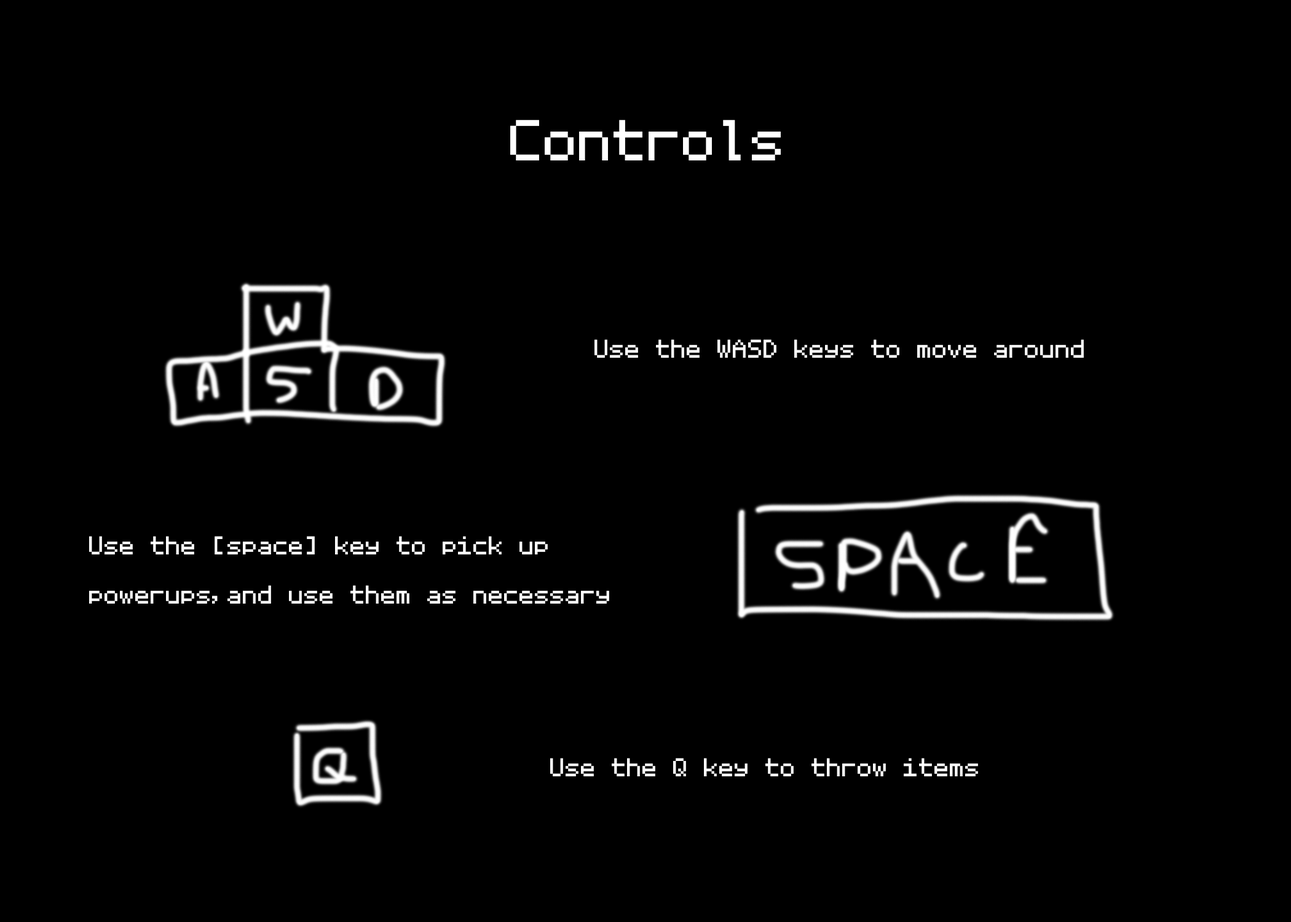
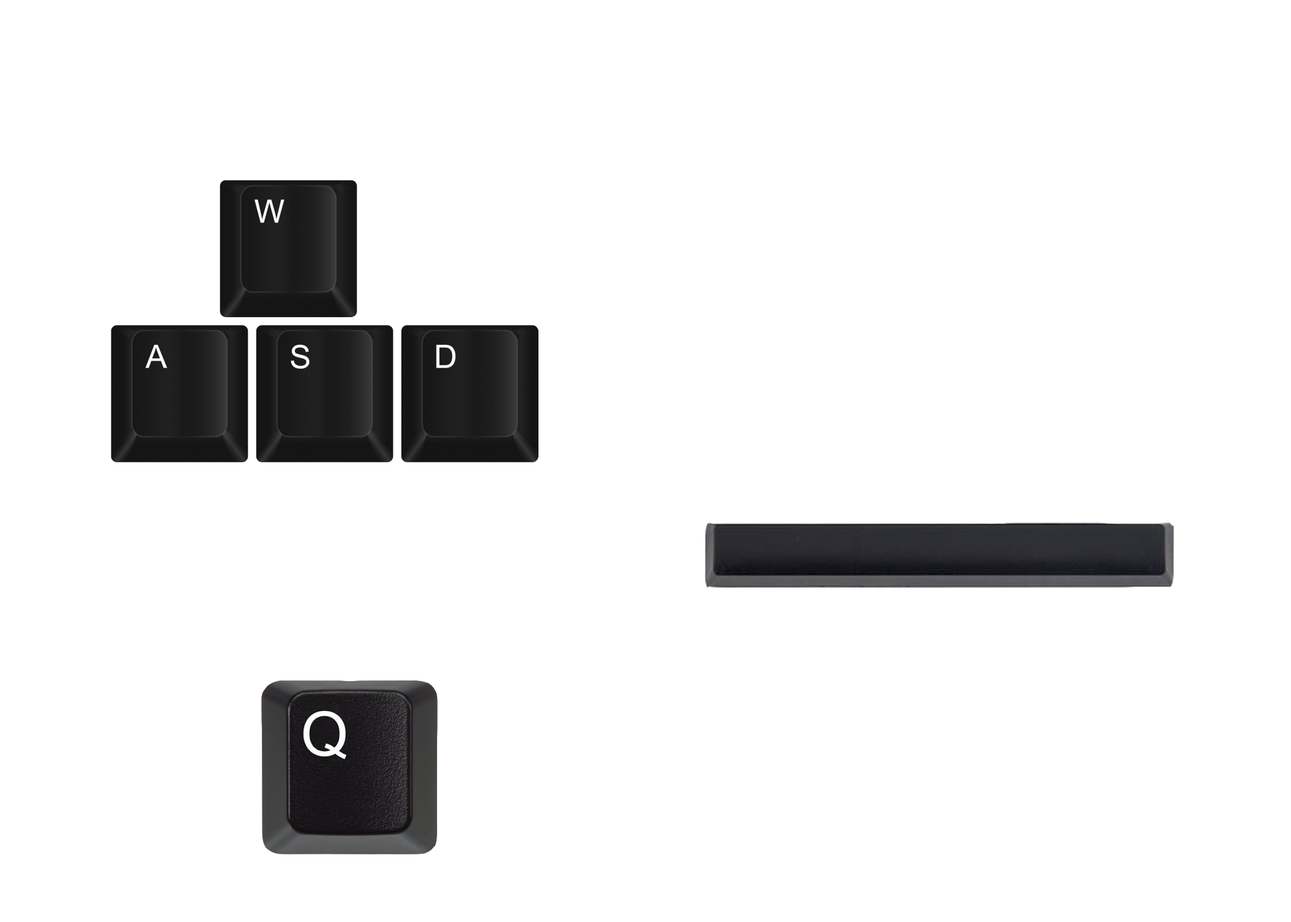
Layer changes from the first 1291×922 image to the second:
renamed "Use the [space] key to pick up powerups,and use them as necess" to "Use the [space] key to use powerups as necessary", painted on it over [89, 536, 610, 604]
added layer "Layer 6" above "Layer 8" over [260, 680, 438, 855]
added layer "Layer 8" above "Layer 1" over [704, 522, 1176, 588]
added layer "Layer 1" above "Use the Q key to throw items" over [38, 106, 612, 537]
hid "Background" over [0, 0, 1291, 922]
